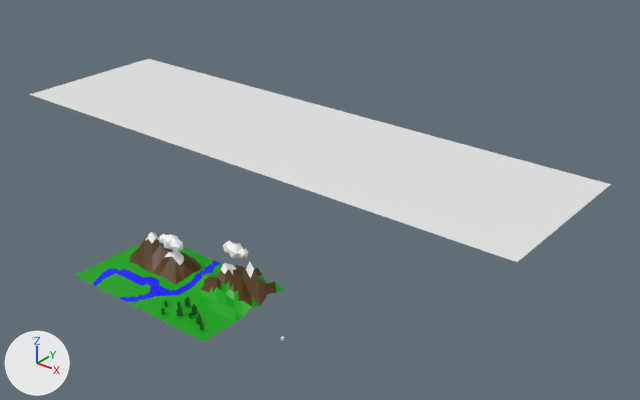
Two versions of the glTF model static/globMap.gltf, one commit apart.
The view is the same before and after, from a 50 mm lens placed at (65.4, -56.2, 52.7), pointed at (4.7, 19.8, 5.6). The lights are fixed; the arrows at lower left show +X, +Y and +Z. Where no turn or scale is listed for an object, it has been applied to the vertices.
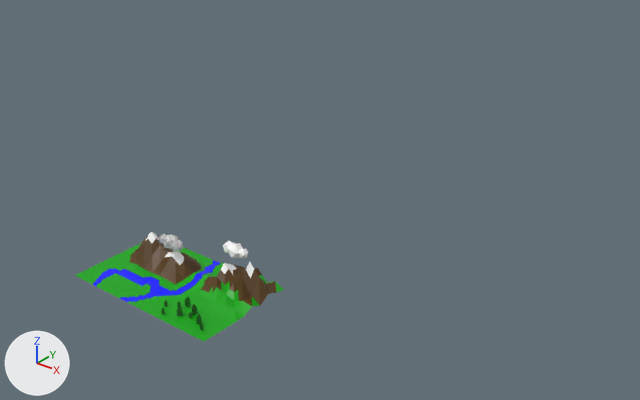
Where the change shows, as pixel boxes (x1, y1, x2, y2) in the pictures (640 x 400 px):
'Plane.001', deleted
    before: (29, 59, 611, 262)

The change, as a diff of the scene's bpy script:
```diff
--- a/static/globMap.gltf.py
+++ b/static/globMap.gltf.py
@@ ob_plane_001 @@
-ob_plane_001 = bpy.data.objects.new('Plane.001', me_plane_002)
-ob_plane_001.location = (-2.46, 21.65, 11.87)
@@ ob_icosphere_002 @@
 ob_icosphere_002 = bpy.data.objects.new('Icosphere.002', me_icosphere_003)
-ob_icosphere_002.location = (14.3, 1.46, -0.55)
-ob_icosphere_002.scale = (0.24, 0.24, 0.24)
+ob_icosphere_002.location = (-4.03, 3.23, 3.88)
```
